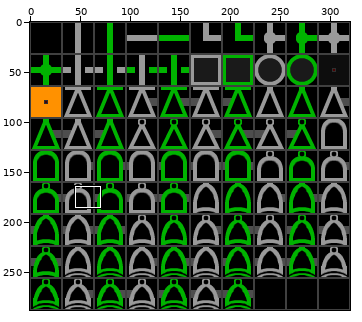
Sprite sheet, stored at resources/texturePackGrid.png. The first picture is a wide view before the edit; the outline marks the close-up.
Close-up. Old version:
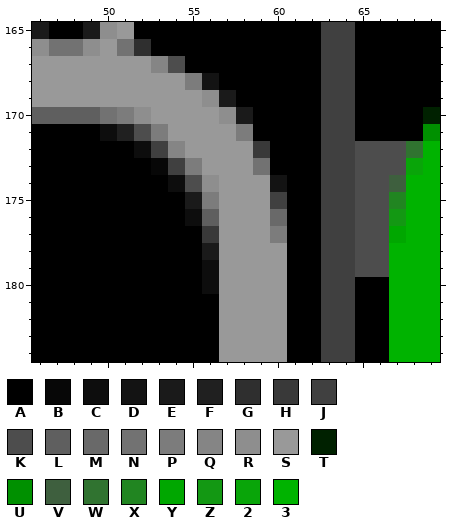
The file is 320x288 pixels. Colours within 5 levels of each other are drawn and written as one. Shown: x 46..69, y 165..184. The commit also changed other parts of the picture, which this record leaves out.
Palette (. is transparent): A #000000  B #070707  C #0d0d0d  D #131313  E #1a1a1a  F #202020  G #2f2f2f  H #393939  J #404040  K #4d4d4d  L #5f5f5f  M #696969  N #727272  P #7c7c7c  Q #858585  R #8e8e8e  S #999999  T #002100  U #009000  V #3e5f3e  W #307330  X #218521  Y #00a700  Z #139813  2 #09a509  3 #00b300
Pixels before, first column x 46:
165 EAAERSAAAAAAAAAAAJJAAAAA
166 RNNRSNGAAAAAAAAAAJJAAAAA
167 SSSSSSSQKAAAAAAAAJJAAAAA
168 SSSSSSSSSPDAAAAAAJJAAAAA
169 SSSSSSSSSSREAAAAAJJAAAAA
170 LLLLNPRSSSSREAAAAJJAAAAT
171 AAAACFKPSSSSPAAAAJJAAAAU
172 AAAAAACJQSSSSHAAAJJKKKW3
173 AAAAAAABJPSSSNAAAJJKKK23
174 AAAAAAAACKRSSSDAAJJKKV33
175 AAAAAAAAAEPSSSJAAJJKKX33
176 AAAAAAAAACLSSSMAAJJKKZ33
177 AAAAAAAAAAHSSSPAAJJKKY33
178 AAAAAAAAAAESSSSAAJJKK333
179 AAAAAAAAAACSSSSAAJJKK333
180 AAAAAAAAAACSSSSAAJJAA333
181 AAAAAAAAAAASSSSAAJJAA333
182 AAAAAAAAAAASSSSAAJJAA333
183 AAAAAAAAAAASSSSAAJJAA333
184 AAAAAAAAAAASSSSAAJJAA333
New version:
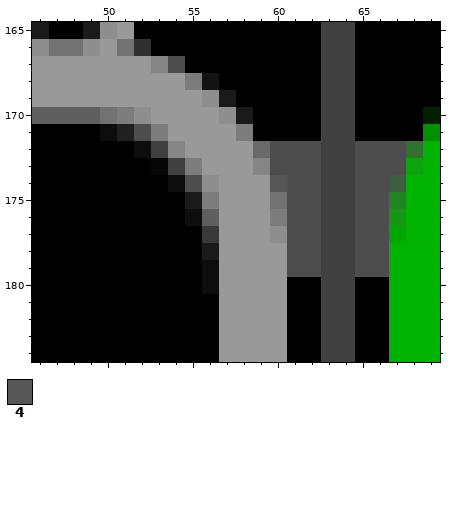
Colours new in this view: 4 #565656
Diff:
Changed rows in their new state; - is an unchanged pixel.
first column x 59:
172 MKKK
173 QKKK
174 -4KK
175 -NKK
176 -PKK
177 -RKK
178 --KK
179 --KK
